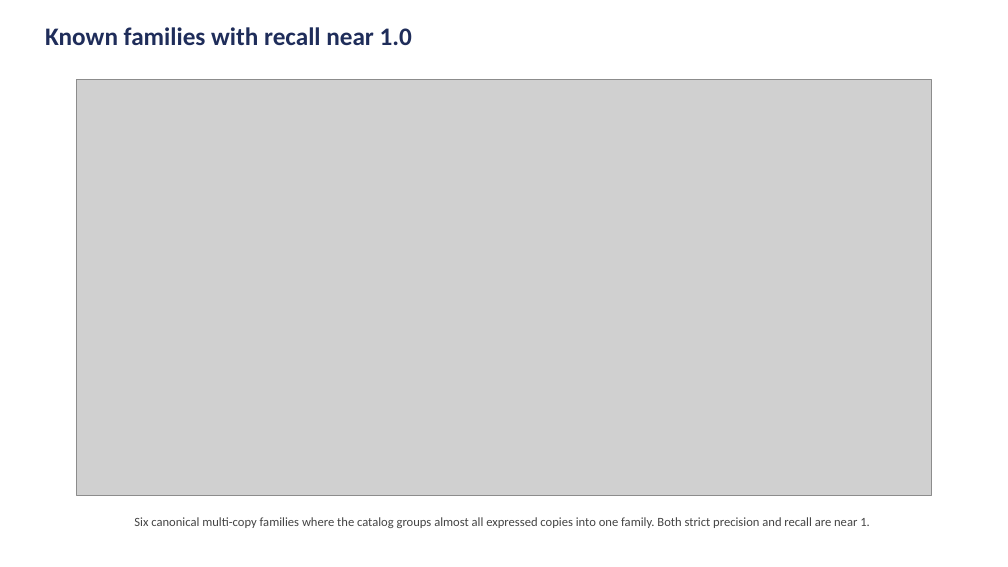
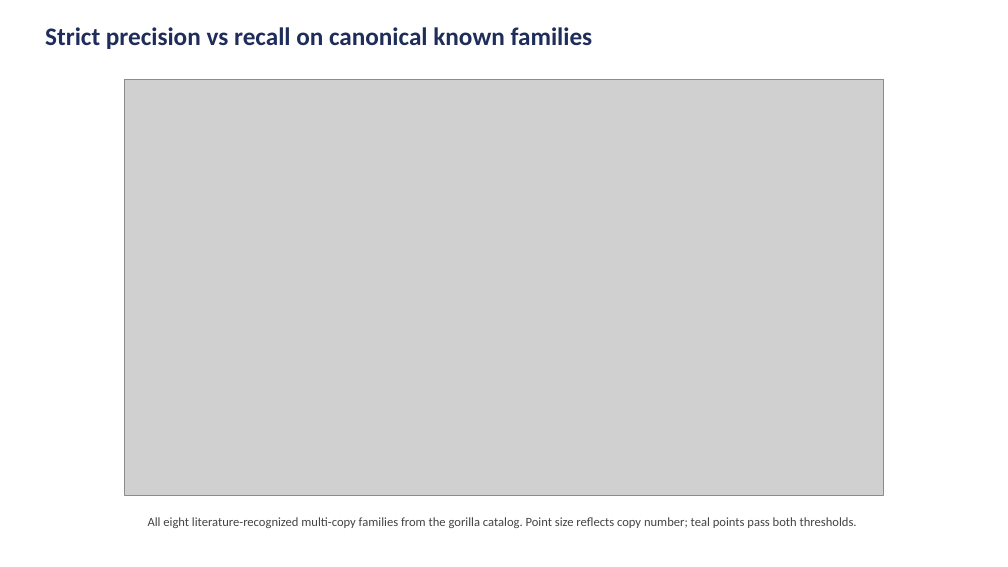
Before and after one commit to juanfraitu1/Rustle, a slide deck: slide 6 of bench/family_definition_slides.pptx. Drawn at 1008x567 pixels with LibreOffice and Linux fonts; fonts in the diff are those of the drawing; grey boxes stand for pictures. Boxes give left, top, right and bottom in pixels: in the first picture for what was removed or moved away, otherwise in the second. Text is boxed around its words. In the diff, an @@ line names an element or a change of style, - is before the commit and + after.

Commit message:
slides: validation as scatter plot of all 8 known families, no cherry-picking

```diff
--- a/bench/family_definition_slides.pptx
+++ b/bench/family_definition_slides.pptx
@@ text at (x1=45, y1=27, x2=593, y2=49): text changed @@
-Known families with recall near 1.0
+Strict precision vs recall on canonical known families
@@ picture resized from (x1=76, y1=79, x2=931, y2=495) to (x1=125, y1=79, x2=883, y2=495) @@
@@ text at (x1=148, y1=517, x2=857, y2=528): text changed @@
-Six canonical multi-copy families where the catalog groups almost all expressed copies into one family. Both strict precision and recall are near 1.
+All eight literature-recognized multi-copy families from the gorilla catalog. Point size reflects copy number; teal points pass both thresholds.
```
Also in this commit, not shown: 2 other files.
